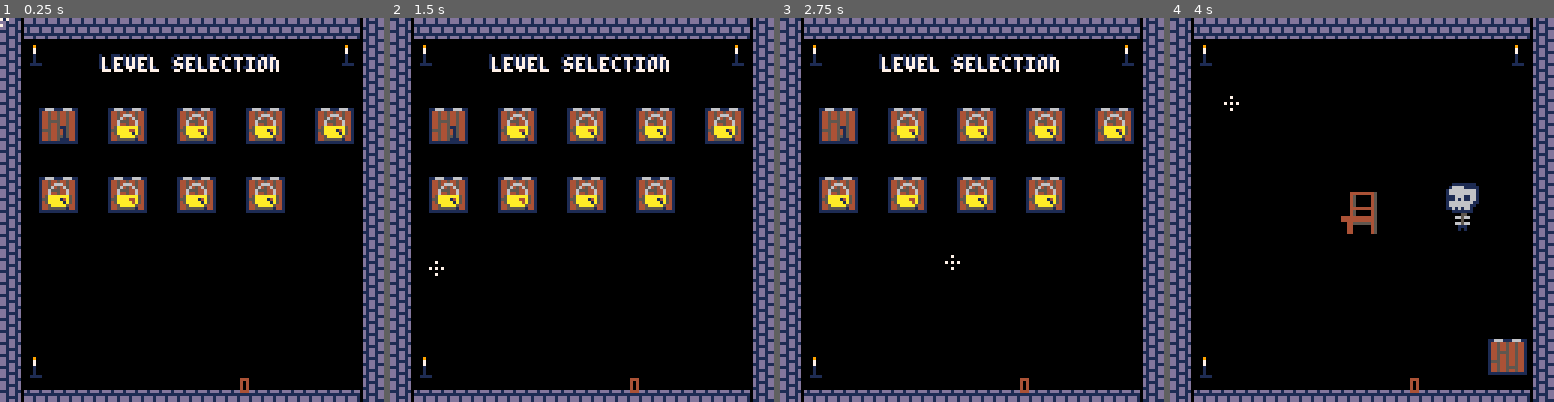
Above: before the commit, frames 1-4 (left to right).
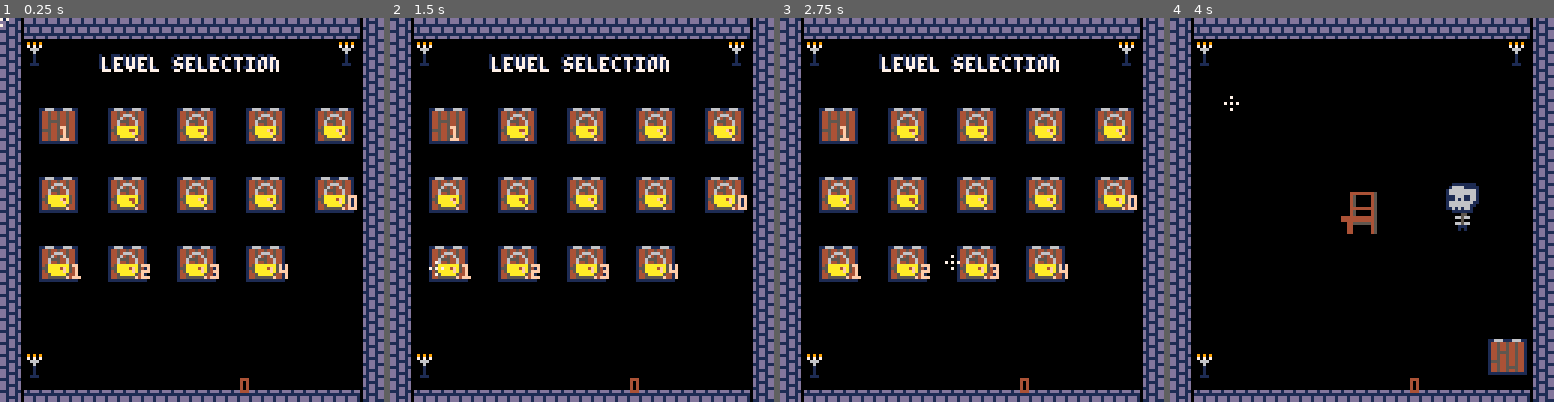
Above: after the commit, the same moments.

Repository: Mastoast/LDjam54
Game: PICO-8 cartridge ld54.p8
The game is run twice, just before and just after one commit, with the same random seed, the same clock (stepped at 60 frames per second) and the same inputs.
Inputs (mouse positions are in pixels of both pictures, inside the frame that each line leads up to):
- Up to frame 1 (0.25 s): no input
- Up to frame 2 (1.5 s): tap X (X key) at 0.33, 1.07 s; click (670, 121) at 0.67 s; tap O (Z key) at 0.7 s; click (436, 267) at 1.22 s
- Up to frame 3 (2.75 s): tap O (Z key) at 1.7, 2.1, 2.5 s; click (887, 114) at 1.77 s; tap X (X key) at 1.85 s; click (952, 259) at 2.32 s
- Up to frame 4 (4 s): click (1404, 106) at 2.87 s; tap O (Z key) at 2.9, 3.3, 3.7 s; tap X (X key) at 2.97 s; click (1465, 256) at 3.42 s; click (1231, 102) at 3.97 s

The runs differ from the first frame. In frame 1, 5.3% of the frame differs, in the area x 7-93%, y 6-94%; in frame 2, 5.2%; in frame 3, 5.2%; in frame 4, 0.2%.

Commit message:
more levels

Diff:
--- a/ld54.p8
+++ b/ld54.p8
@@ -85,14 +85,14 @@
 00000000000000000000000000000000000000000000000000000000000000000000000000000000000000000000000000000000000000000000000000000000
 00000000000000000000000000000000000000000000000000000000000000000000000000000000000000000000000000000000000000000000000000000000
 00000000000000000000000000000000000000000000000000000000000000000000000000000000000000000000000000000000000000000000000000000000
-00000000000000000000000000000000000000000000000000000000000000000010000000000000000000000000000000000000000000000000000000000000
-00000000000000000000000000000000000000000000000000000000000900000151001000000010000000000000000000000000000000000000000000000000
-00000000000000000000000000000000000000000000000000000000000700000155101100000011000000000000000000000000000000000000000000000000
-00000000000000000000000000000000000000000000000000000000000700000011118100000181000000000000000000000000000000000000000000000000
+00000000000000000000000000000000000000000000000000000000090909000010000000000000000000000000000000000000000000000000000000000000
+00000000000000000000000000000000000000000000000000000000070707000151001000000010000000000000000000000000000000000000000000000000
+00000000000000000000000000000000000000000000000000000000006660000155101100000011000000000000000000000000000000000000000000000000
+00000000000000000000000000000000000000000000000000000000000600000011118100000181000000000000000000000000000000000000000000000000
 00000000000000000000000000000000000000000000000000000000000100000000011100111111000000000000000000000000000000000000000000000000
 00000000000000000000000000000000000000000000000000000000000100000000000101551001000000000000000000000000000000000000000000000000
 00000000000000000000000000000000000000000000000000000000000100000000000001510000000000000000000000000000000000000000000000000000
-00000000000000000000000000000000000000000000000000000000001111000000000000100000000000000000000000000000000000000000000000000000
+00000000000000000000000000000000000000000000000000000000001110000000000000100000000000000000000000000000000000000000000000000000
 __gff__
 0000000000000000000000000000000001000000020004000800100020000000000000000000000000000000000000000000000000000000000000000000000000000000000000000000400000000000000000000000000000000000000000000000000000000000000000000000000000000000000000000000000000000000
 0000000000000000000000000000000000000000000000000000000000000000000000000000000000000000000000000000000000000000000000000000000000000000000000000000000000000000000000000000000000000000000000000000000000000000000000000000000000000000000000000000000000000000
@@ -114,20 +114,20 @@
 4477404040404040404040404040404500000000000000000000000000000000007700000000000000000000000077004577002425242524252425242500774545770000000000000000000000007745457700000000000000000000000077454577000000000000000000000000774545770020210026272627262700007745
 4443434343434343434343434343434500000000000000000000000000000000450000000045454545450000000000454545454545454545454545454545454545454545454545454545454545454545454545454545454545454545454545454545454545454545454545454545454545454545454545454545454545454545
 4545454545454545454545454545454545454545454545454545454545454545454545454545454545454545454545454545454545454545454545454545454545454545454545454545454545454545454545454545454545454545454545454545454545454545454545454545454545454545454545454545454545454545
-4577000000000000000000000000774545770000000000000000000000007745457700000000000000000000000077454577000000000000000000000000774545770000000000000000000000007745457700000000000000000000000077454577000000000000000000000000774545770000000000000000000000007745
-4500000000000000000000000000004545000000000000000000000000000045450000000000000000000000000000454500000000000000000000000000004545000000000000000000000000000045450000000000000000000000000000454500000000000000000000000000004545000000000000000000000000000045
-4500000000000000000014150000004545000000000000000000000000000045450000000000000000000000000000454500000000000000000000000000004545000000000000000000000000000045450000000000000000000000000000454500000000000000000000000000004545000000000000000000000000000045
-4500001415000000000024250000004545000000000000000000000000000045450000000000000000000000000000454500000000000000000000000000004545000000000000000000000000000045450000000000000000000000000000454500000000000000000000000000004545000000000000000000000000000045
-4500002425000000000000000000004545000000000000000000000000000045450000000000000000000000000000454500000000000000000000000000004545000000000000000000000000000045450000000000000000000000000000454500000000000000000000000000004545000000000000000000000000000045
-4500000000000000000000000000004545000000000000000000000000000045450000000000000000000000000000454500000000000000000000000000004545000000000000000000000000000045450000000000000000000000000000454500000000000000000000000000004545000000000000000000000000000045
-4500000010111011101110110000004545000000000000000000000000000045450000000000000000000000000000454500000000000000000000000000004545000000000000000000000000000045450000000000000000000000000000454500000000000000000000000000004545000000000000000000000000000045
-4500000020212021202120210000004545000000000000000000000000000045450000000000000000000000000000454500000000000000000000000000004545000000000000000000000000000045450000000000000000000000000000454500000000000000000000000000004545000000000000000000000000000045
-4500000000000000000000000000004545000000000000000000000000000045450000000000000000000000000000454500000000000000000000000000004545000000000000000000000000000045450000000000000000000000000000454500000000000000000000000000004545000000000000000000000000000045
-4500000000000000000000000000004545000000000000000000000000000045450000000000000000000000000000454500000000000000000000000000004545000000000000000000000000000045450000000000000000000000000000454500000000000000000000000000004545000000000000000000000000000045
-45001415000016171c1d00000000004545000000000000000000000000000045450000000000000000000000000000454500000000000000000000000000004545000000000000000000000000000045450000000000000000000000000000454500000000000000000000000000004545000000000000000000000000000045
-45002425000026272c2d00000000004545000000000000000000000000000045450000000000000000000000000000454500000000000000000000000000004545000000000000000000000000000045450000000000000000000000000000454500000000000000000000000000004545000000000000000000000000000045
-4500000000000000000000000000004545000000000000000000000000000045450000000000000000000000000000454500000000000000000000000000004545000000000000000000000000000045450000000000000000000000000000454500000000000000000000000000004545000000000000000000000000000045
-4577000000000000000000000000774545770000000000000000000000007745457700000000000000000000000077454577000000000000000000000000774545770000000000000000000000007745457700000000000000000000000077454577000000000000000000000000774545770000000000000000000000007745
+45770000000000000000000000007745457700000000000000000000000077454577000000000000000000000000774545771415141514151415141514157745457700000000000000000000000077454577000010110000181916171c1d77454577000000000000000000000000774545770000000000000000000000007745
+45000000000000000000000000000045450000000000000000000000000000454500000000000000000000000000004545002425242524252425242524250045450000000000000000000000000000454500000020210000282926272c2d00454500000000000000000000000000004545000000000000000000000000000045
+4500000000000000000000000000004545000000000000000000000000000045450000000000000000000000000000454514150000000000000000000014154545000000000000000000000000000045450010114a4b101114151415141500454500000000000000000000000000004545000000000000000000000000000045
+4500000000000000000000000000004545000000000000000000000000000045450000000000000000000000000000454524250000001011101100000024254545000000000000000000000000000045450020215a5b202124252425242500454500000000000000000000000000004545000000000000000000000000000045
+450000000000000000000000000000454514150000000010110000000000004545000000000010110000000000000045450000000000202120210000000000454500000000000000000000000000004545000000101100001a1b1a1b141500454500000000000000000000000000004545000000000000000000000000000045
+450000000000000000000000000000454524250000000020210000000000004545000000000020210000000000000045450000101100000000000010110000454500000000000000000000000000004545000000202100002a2b2a2b242500454500000000000000000000000000004545000000000000000000000000000045
+4500000010111011101110110000004545141500001011101110110000000045450000000010111011101100000000454500002021001011101100202100004545000000000000000000000000000045450000000000000000000010110000454500000000000000000000000000004545000000000000000000000000000045
+4500000020212021202120210000004545242500002021202120210000000045450000000020212021202100000000454500001011002021202100101100004545000000000000000000000000000045450000000000000000000020210000454500000000000000000000000000004545000000000000000000000000000045
+450000000000000000000000000000454500000000000010110000000000004545000000000000000000000000000045450000202100000000000020210000454500000000000000000000000000004545000010110000000010114a4b1011454500000000000000000000000000004545000000000000000000000000000045
+450000000000000000000000000000454500000000000020210000000000004545000000000000000000000000000045450000000000101110110000000000454500000000000000000000000000004545000020210000000020215a5b2021454500000000000000000000000000004545000000000000000000000000000045
+45000000000016171c1d000000000045450000000000000000000000000000454500000000000000000000000000004545000000000020212021000000000045450000000000000000000000000000454510114a4b10110000000010110000454500000000000000000000000000004545000000000000000000000000000045
+45000000000026272c2d000000000045450000000000000000001c1d000000454500000000000000000000000000004545000000000000000000000000000045450000000000000000000000000000454520215a5b20210000000020210000454500000000000000000000000000004545000000000000000000000000000045
+45000000000000000000000000000045450000000000000000002c2d0000004545000014151c1d14151415000000004545001c1d1c1d000000000000000000454500161714151415141514151c1d0045450000101100161714151c1d000000454500000000000000000000000000004545000000000000000000000000000045
+457700000000000000000000000077454577000000000000000000000000774545770024252c2d24252425000000774545772c2d2c2d000000000000000077454577262724252425242524252c2d7745457700202100262724252c2d000077454577000000000000000000000000774545770000000000000000000000007745
 4545454545454545454545454545454545454545454545454545454545454545454545454545454545454545454545454545454545454545454545454545454545454545454545454545454545454545454545454545454545454545454545454545454545454545454545454545454545454545454545454545454545454545
 
 
--- a/levels.lua
+++ b/levels.lua
@@ -91,3 +91,28 @@
 function level3_1.init(self)
     load_level_from_map(self)
 end
+
+level3_2 = { radius = 30, map = {x = 16, y = 16} }
+function level3_2.init(self)
+    load_level_from_map(self)
+end
+
+level3_3 = { radius = 20, map = {x = 32, y = 16} }
+function level3_3.init(self)
+    load_level_from_map(self)
+end
+
+level3_4 = { radius = 30, map = {x = 48, y = 16} }
+function level3_4.init(self)
+    load_level_from_map(self)
+end
+
+level3_5 = { radius = 40, map = {x = 64, y = 16} }
+function level3_5.init(self)
+    load_level_from_map(self)
+end
+
+level3_6 = { radius = 40, map = {x = 80, y = 16} }
+function level3_6.init(self)
+    load_level_from_map(self)
+end
--- a/main.lua
+++ b/main.lua
@@ -13,7 +13,7 @@
     printable = 0
     --
     exir_door_pos = {x = 105, y = 105}
-    levels = {level1_1, level1_2, level1_3, level1_4, level2_1, level2_2, level2_3, level2_4, level3_1, level3_2, level3_3, level3_4}
+    levels = {level1_1, level1_2, level1_3, level1_4, level2_1, level2_2, level2_3, level2_4, level3_1, level3_2, level3_3, level3_4, level3_5, level3_6}
     current_level = 4
     --
     cartdata("mastoast_transilavniawkward_v1")
@@ -21,7 +21,7 @@
     -- for index = 1, #levels do
     --     dset(index, 0)
     -- end
-    --complete save
+    -- -- complete save
     -- for index = 1, #levels do
     --     dset(index, 1)
     -- end
--- a/objects.lua
+++ b/objects.lua
@@ -66,7 +66,7 @@
 function ghost.update_solution(self)
     self.is_happy = false
     for o in all(objects) do
-        if self != o and o.base == ghost and get_distance(self, o) < self.radius then
+        if self != o and o.base == ghost and o.chair and get_distance(self, o) < self.radius then
             self.is_happy = true
         end
     end
@@ -78,7 +78,7 @@
     self.is_happy = true
     for o in all(objects) do
         if self != o then
-            if o.base == witch and get_distance(self, o) < self.radius then
+            if o.base == witch and o.chair and get_distance(self, o) < self.radius then
                 self.is_happy = false
             end
         end
@@ -91,7 +91,7 @@
     self.is_happy = true
     for o in all(objects) do
         if self != o then
-            if o.base == vampire and get_distance(self, o) < self.radius then
+            if o.base == vampire and o.chair and get_distance(self, o) < self.radius then
                 self.is_happy = false
             end
         end
@@ -103,7 +103,7 @@
 function wolf.update_solution(self)
     self.is_happy = true
     for o in all(objects) do
-        if self != o and o.base == vampire and get_distance(self, o) < self.radius then
+        if self != o and o.base == vampire and o.chair and get_distance(self, o) < self.radius then
             self.is_happy = false
         end
     end
@@ -116,14 +116,17 @@
     local close_ghost_nb = 0
     self.is_happy = true
     for o in all(objects) do
+        if self != o and o.base == witch and o.chair and get_distance(self, o) < self.radius then
+            self.is_happy = false
+        end
         if o.base == ghost then
             ghost_nb += 1
-            if get_distance(self, o) < self.radius then
+            if o.chair and get_distance(self, o) < self.radius then
                 close_ghost_nb += 1
             end
         end
     end
-    self.is_happy = ghost_nb == 0 or close_ghost_nb >= min(ghost_nb, 2)
+    if not (ghost_nb == 0 or close_ghost_nb >= min(ghost_nb, 2)) then self.is_happy = false end
     return self.is_happy and self.chair
 end
 
@@ -185,7 +188,7 @@
         y = y - 2 + rnd(4)
     end
     spr(self.spr, self.x, self.y, self.hit_w/8, self.hit_h/8)
-    print(tostring(self.index_lvl), self.x + self.hit_w/2, self.y + self.hit_h/2, 1)
+    print(tostring(self.index_lvl), self.x + self.hit_w/2, self.y + self.hit_h/2, 15)
     local previous_level = self.index_lvl - 1
     if self.lvl.cleared then
         print("★", self.x, self.y + self.hit_h / 2, 10)
